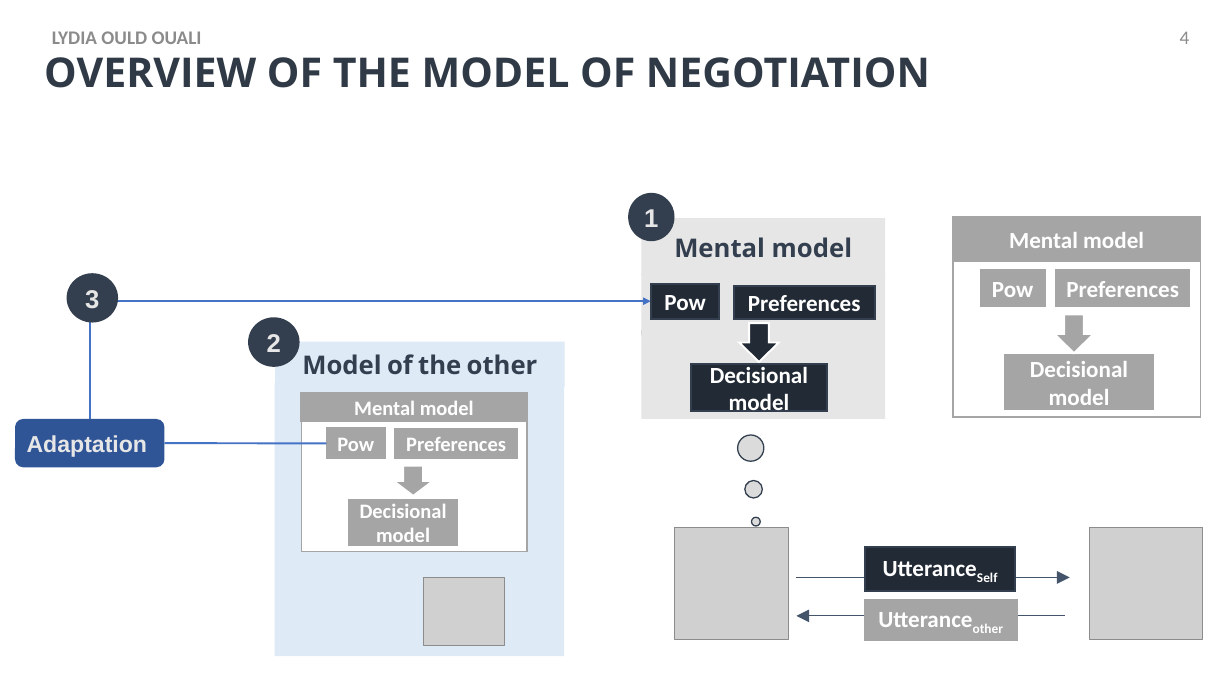
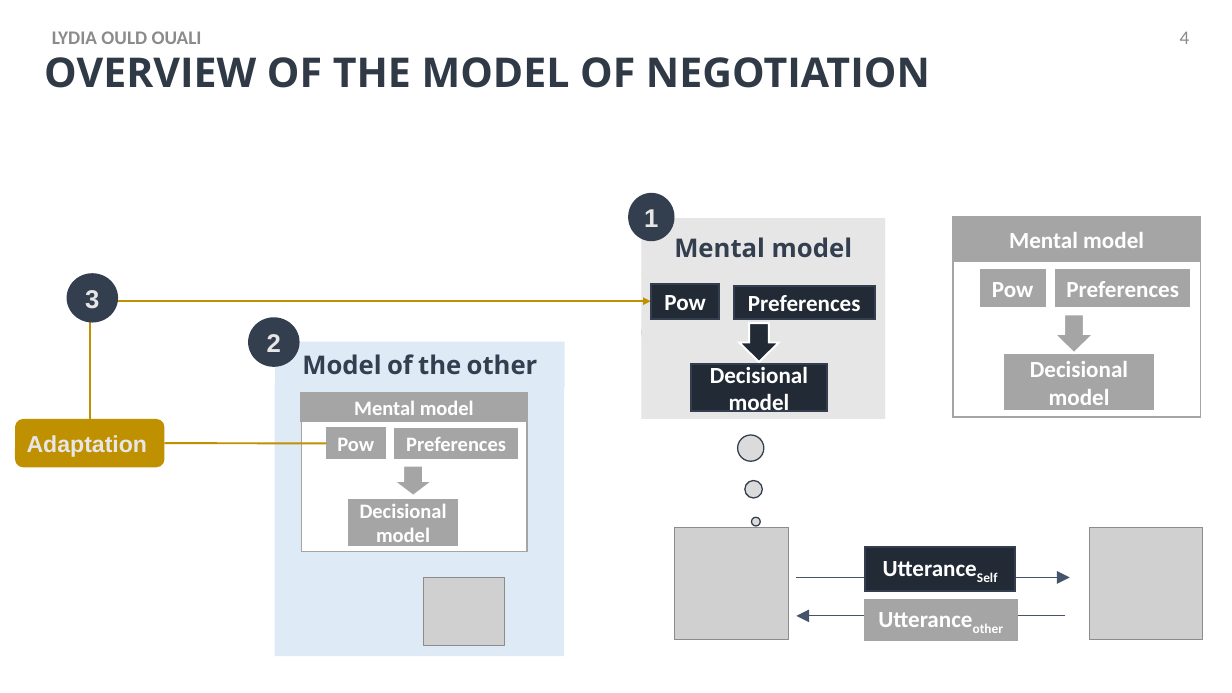
Before and after one commit to Olydia/Discolog, a slide deck: slide 4 of papers/Presentations/intellisys/intellysis_v2.pptx. Drawn at 1232x693 pixels with LibreOffice and Linux fonts; fonts in the diff are those of the drawing; grey boxes stand for pictures. Boxes give left, top, right and bottom in pixels: in the first picture for what was removed or moved away, otherwise in the second. Text is boxed around its words. In the diff, an @@ line names an element or a change of style, - is before the commit and + after.

```diff
--- a/papers/Presentations/intellisys/intellysis_v2.pptx
+++ b/papers/Presentations/intellisys/intellysis_v2.pptx
@@ elbow arrow (90, 419) - (651, 301): stroke #4472C4 1.5 pt to #BF9000 1.5 pt @@
@@ rounded rectangle "Adaptation" at (15,419,165,467): fill #2F5597 to #BF9000 @@
@@ line (326, 444) - (165, 444): stroke #4472C4 1.5 pt to #BF9000 1.5 pt @@
```
Also in this commit, not shown: 9 other slides changed, 1 slide added, 1 slide removed, 1 other file.
